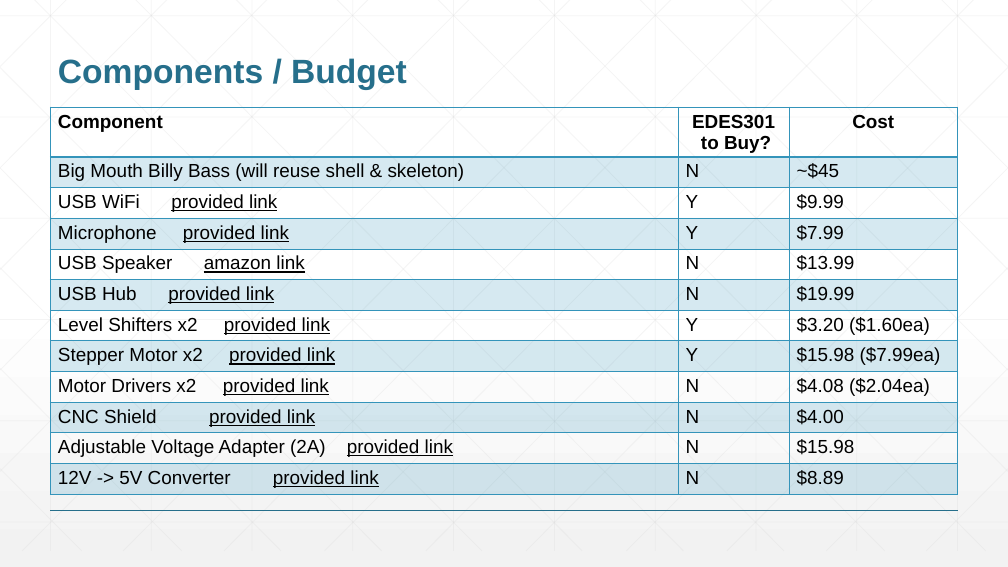
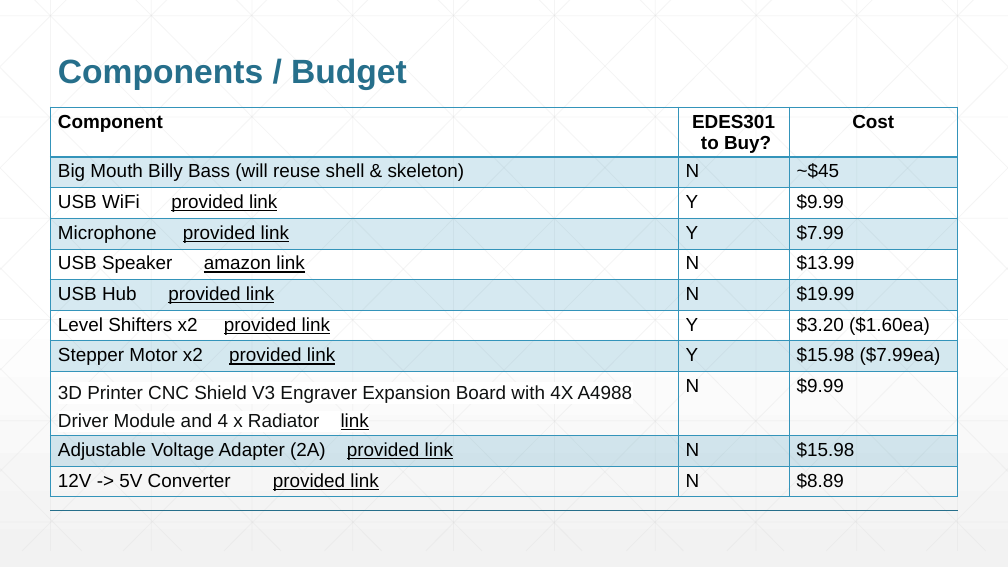
Before and after one commit to jwlieb/EDES301, a slide deck: slide 5 of project_01/docs/lieb_EDES301_project_01_proposal.pptx. Drawn at 1008x567 pixels with LibreOffice and Linux fonts; fonts in the diff are those of the drawing. Boxes give left, top, right and bottom in pixels: in the first picture for what was removed or moved away, otherwise in the second. Text is boxed around its words. In the diff, an @@ line names an element or a change of style, - is before the commit and + after.

Commit message:
update project 1 proposal

```diff
--- a/project_01/docs/lieb_EDES301_project_01_proposal.pptx
+++ b/project_01/docs/lieb_EDES301_project_01_proposal.pptx
@@ table at <box>51,107,958,495</box> @@
-row 9: Motor Drivers x2 provided link | N | $4.08 ($2.04ea)
-row 10: CNC Shield provided link | N | $4.00
+row 9: 3D Printer CNC Shield V3 Engraver Expansion Board with 4X A4988 Driver Module and 4 x Radiator link | N | $9.99
```
